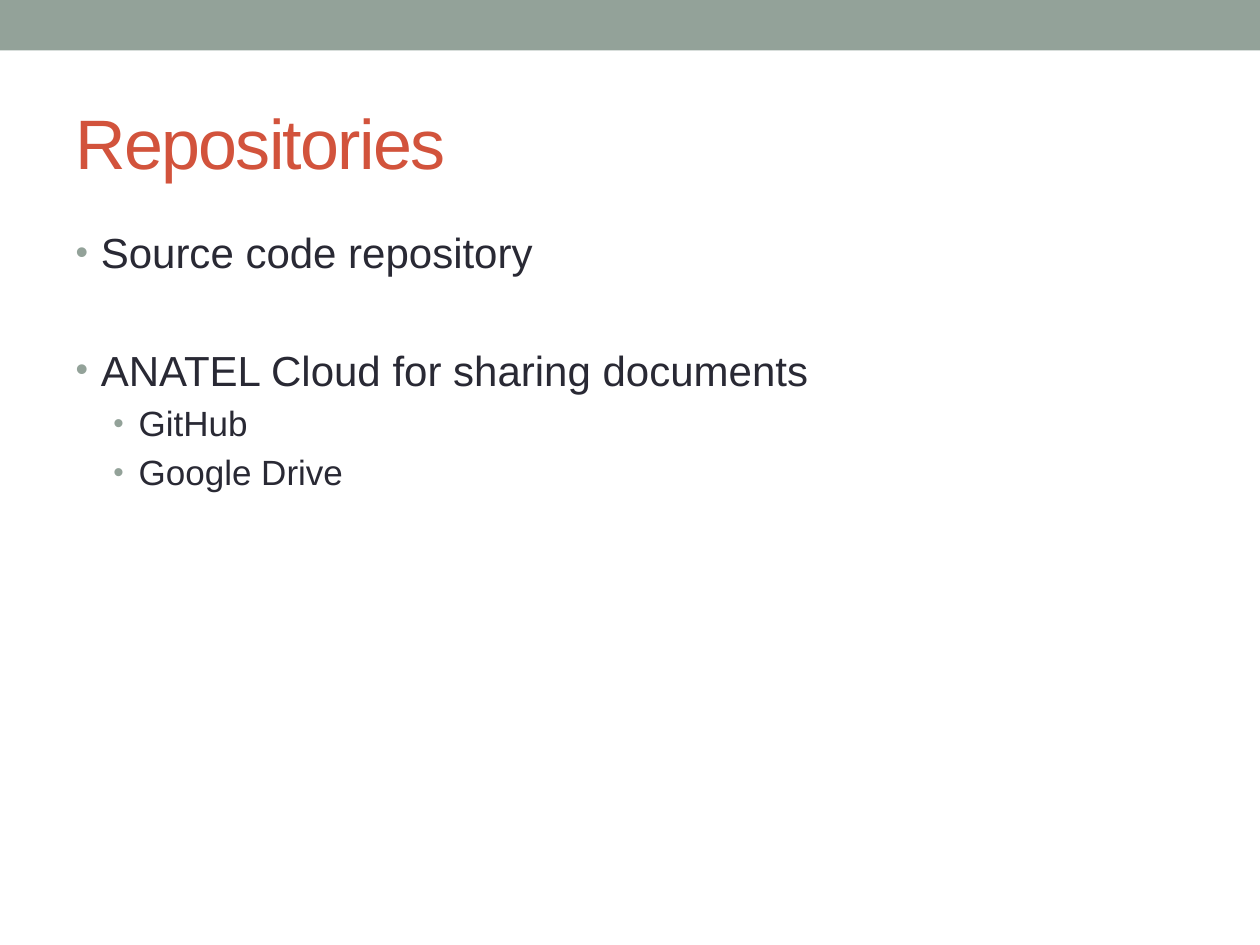
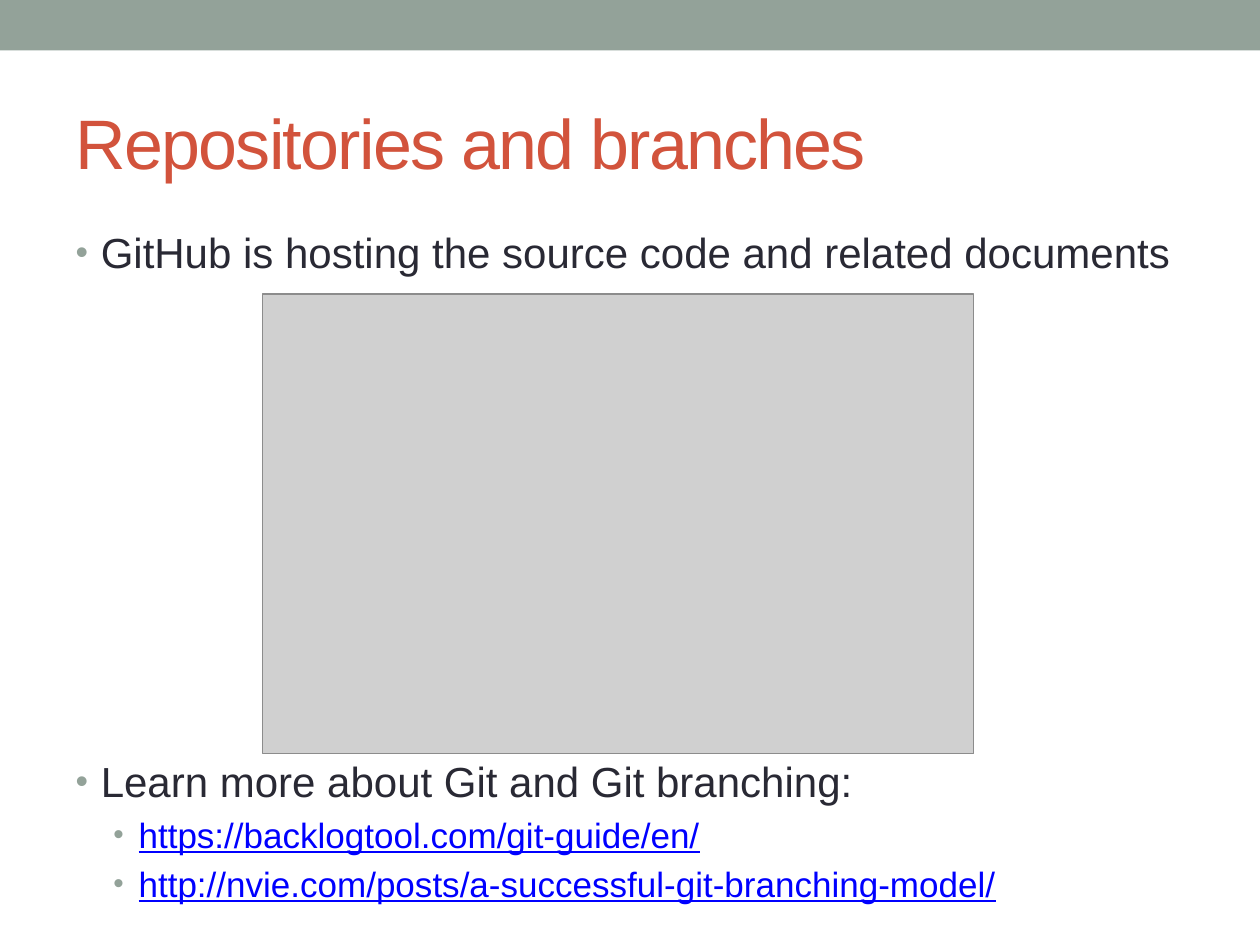
Before and after one commit to SIMULATOR-WG/SHARC, a slide deck: slide 7 of docs/Welcome to SHARC.pptx (slide 6 before the commit). Drawn at 1260x945 pixels with LibreOffice and Linux fonts; fonts in the diff are those of the drawing; grey boxes stand for pictures. Boxes give left, top, right and bottom in pixels: in the first picture for what was removed or moved away, otherwise in the second. Text is boxed around its words. In the diff, an @@ line names an element or a change of style, - is before the commit and + after.

```diff
--- a/docs/Welcome to SHARC.pptx
+++ b/docs/Welcome to SHARC.pptx
@@ title at (76, 118, 866, 182): text changed @@
-Repositories
+Repositories and branches
@@ text at (101, 237, 1169, 904): text changed; size 24 to 20 pt; text colour #292934 to #0000FF @@
-• Source code repository
-• ANATEL Cloud for sharing documents
-  • GitHub
-  • Google Drive
+• GitHub is hosting the source code and related documents
+• Learn more about Git and Git branching:
+  • https://backlogtool.com/git-guide/en/
+  • http://nvie.com/posts/a-successful-git-branching-model/
@@ picture added at (263, 294, 974, 753) @@
```
Also in this commit, not shown: 1 slide added.
